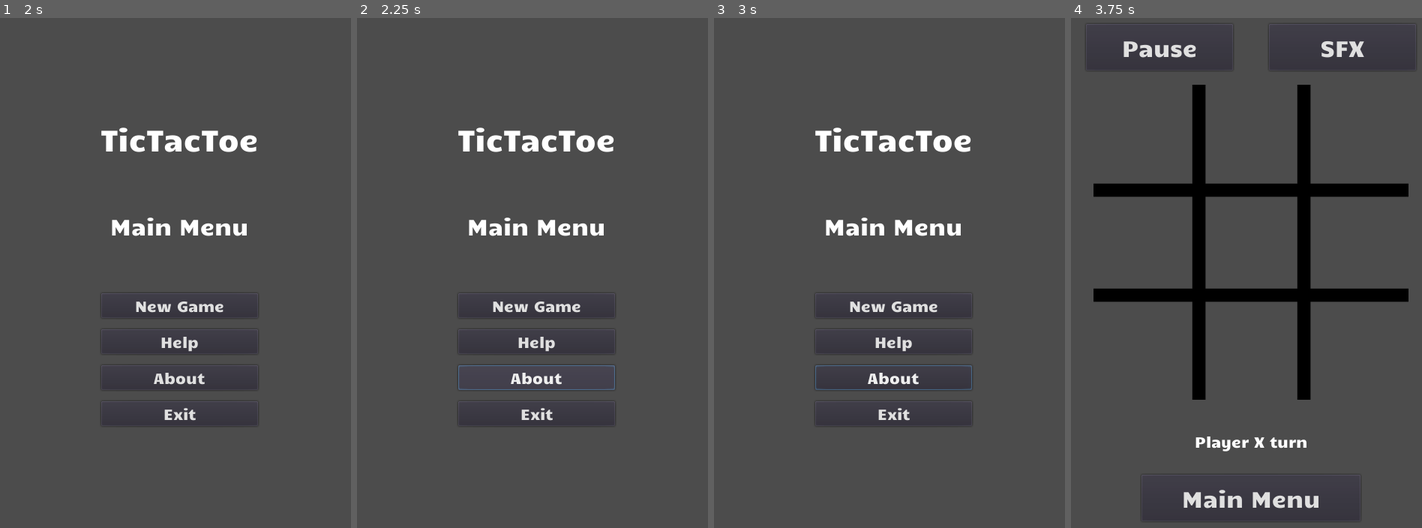
Above: before the commit, frames 1-4 (left to right).
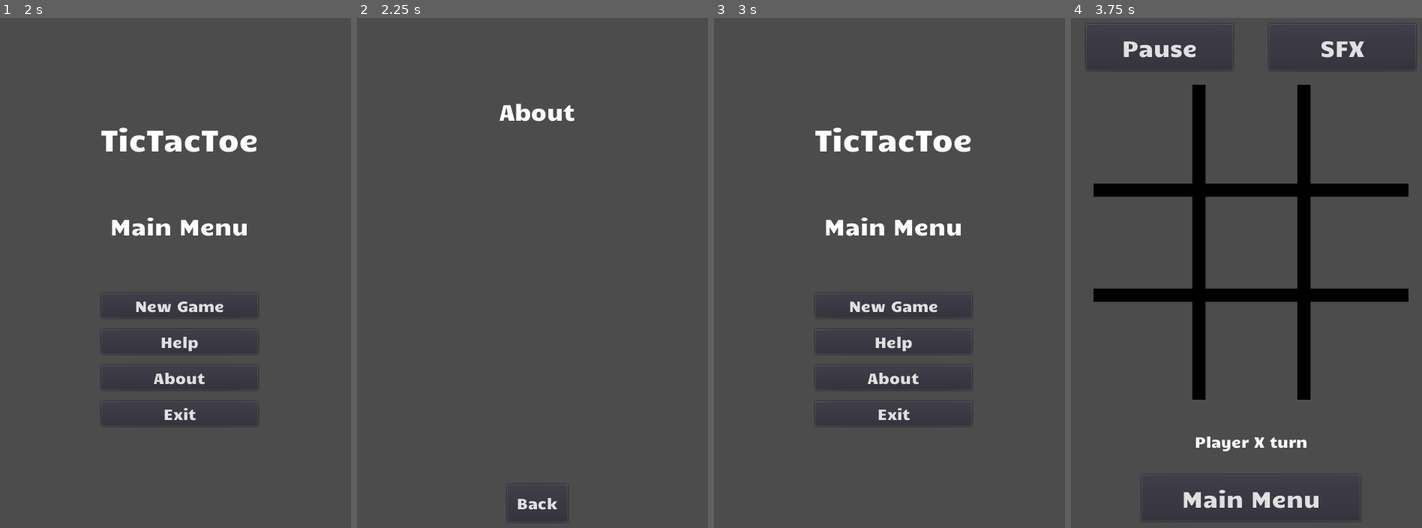
Above: after the commit, the same moments.

Repository: edd34/TicTacToe_Godot
Game: Godot game, scene res://Scenes/MainMenu.tscn
Two runs of this game, one before a commit and one after it. Both use one fixed random seed, a clock stepped at 60 frames per second and the inputs below.
Inputs (mouse positions are in pixels of both pictures, inside the frame that each line leads up to):
- Up to frame 1 (2 s): click "Help" at 0.5 s; click "Back" at 1.25 s
- Up to frame 2 (2.25 s): click "About" at 2 s
- Up to frame 3 (3 s): click (893, 502) at 2.75 s, where only the run after the commit has a clickable "Back"
- Up to frame 4 (3.75 s): click "New Game" at 3.5 s

Frame 1 is identical in both runs. In frame 2, 3.3% of the frame differs, in the area x 28-74%, y 16-99%; in frame 3, 0.2%; in frame 4, nothing differs.

Commit message:
add scroll container and richtextlabel

Diff:
--- a/Scenes/About.tscn
+++ b/Scenes/About.tscn
@@ -21,48 +21,7 @@
 
 [node name="Node" type="Node" index="0"]
 
-[node name="CenterContainer" type="CenterContainer" parent="." index="0"]
-
-anchor_left = 0.0
-anchor_top = 0.0
-anchor_right = 1.0
-anchor_bottom = 1.0
-margin_top = 125.0
-margin_bottom = -479.0
-rect_pivot_offset = Vector2( 0, 0 )
-rect_clip_content = false
-mouse_filter = 0
-mouse_default_cursor_shape = 0
-size_flags_horizontal = 1
-size_flags_vertical = 1
-use_top_left = false
-_sections_unfolded = [ "Margin", "Rect" ]
-
-[node name="Label" type="Label" parent="CenterContainer" index="0"]
-
-anchor_left = 0.0
-anchor_top = 0.0
-anchor_right = 0.0
-anchor_bottom = 0.0
-margin_left = 190.0
-margin_top = 38.0
-margin_right = 290.0
-margin_bottom = 78.0
-rect_pivot_offset = Vector2( 0, 0 )
-rect_clip_content = false
-mouse_filter = 2
-mouse_default_cursor_shape = 0
-size_flags_horizontal = 1
-size_flags_vertical = 4
-custom_fonts/font = SubResource( 1 )
-text = "About"
-align = 1
-percent_visible = 1.0
-lines_skipped = 0
-max_lines_visible = -1
-_sections_unfolded = [ "Margin", "Material", "Size Flags", "Visibility", "custom_constants", "custom_fonts" ]
-
-[node name="Header" type="Container" parent="." index="1"]
+[node name="Header" type="Container" parent="." index="0"]
 
 anchor_left = 0.0
 anchor_top = 0.0
@@ -79,16 +38,131 @@
 "_edit_group_": true
 }
 
-[node name="MainMenu" type="Button" parent="Header" index="0"]
+[node name="CenterContainer" type="CenterContainer" parent="Header" index="0"]
 
 anchor_left = 0.0
+anchor_top = 0.0
+anchor_right = 1.0
+anchor_bottom = 1.0
+margin_top = 125.0
+margin_bottom = 61.0
+rect_pivot_offset = Vector2( 0, 0 )
+rect_clip_content = false
+mouse_filter = 0
+mouse_default_cursor_shape = 0
+size_flags_horizontal = 1
+size_flags_vertical = 1
+use_top_left = false
+_sections_unfolded = [ "Margin", "Rect" ]
+
+[node name="Label" type="Label" parent="Header/CenterContainer" index="0"]
+
+anchor_left = 0.0
+anchor_top = 0.0
+anchor_right = 0.0
+anchor_bottom = 0.0
+margin_left = 190.0
+margin_right = 290.0
+margin_bottom = 40.0
+rect_pivot_offset = Vector2( 0, 0 )
+rect_clip_content = false
+mouse_filter = 2
+mouse_default_cursor_shape = 0
+size_flags_horizontal = 1
+size_flags_vertical = 4
+custom_fonts/font = SubResource( 1 )
+text = "About"
+align = 1
+percent_visible = 1.0
+lines_skipped = 0
+max_lines_visible = -1
+_sections_unfolded = [ "Margin", "Material", "Size Flags", "Visibility", "custom_constants", "custom_fonts" ]
+
+[node name="Body" type="Container" parent="." index="1"]
+
+anchor_left = 0.0
+anchor_top = 0.0
+anchor_right = 1.0
+anchor_bottom = 1.0
+margin_top = 234.0
+margin_bottom = -187.0
+rect_pivot_offset = Vector2( 0, 0 )
+rect_clip_content = false
+mouse_filter = 0
+mouse_default_cursor_shape = 0
+size_flags_horizontal = 1
+size_flags_vertical = 1
+
+[node name="ScrollContainer" type="ScrollContainer" parent="Body" index="0"]
+
+anchor_left = 0.5
 anchor_top = 0.5
+anchor_right = 0.5
+anchor_bottom = 0.5
+margin_left = -240.0
+margin_top = -149.5
+margin_right = 240.0
+margin_bottom = 149.5
+rect_pivot_offset = Vector2( 0, 0 )
+rect_clip_content = true
+mouse_filter = 0
+mouse_default_cursor_shape = 0
+size_flags_horizontal = 1
+size_flags_vertical = 1
+scroll_horizontal_enabled = false
+scroll_horizontal = 0
+scroll_vertical_enabled = true
+scroll_vertical = 0
+_sections_unfolded = [ "Scroll", "Size Flags" ]
+
+[node name="RichTextLabel" type="RichTextLabel" parent="Body/ScrollContainer" index="2"]
+
+anchor_left = 0.0
+anchor_top = 0.0
 anchor_right = 0.0
+anchor_bottom = 0.0
+rect_pivot_offset = Vector2( 0, 0 )
+rect_clip_content = true
+mouse_filter = 0
+mouse_default_cursor_shape = 0
+size_flags_horizontal = 1
+size_flags_vertical = 1
+bbcode_enabled = false
+bbcode_text = ""
+visible_characters = -1
+percent_visible = 1.0
+meta_underlined = true
+tab_size = 4
+text = ""
+scroll_active = true
+scroll_following = false
+selection_enabled = false
+override_selected_font_color = false
+
+[node name="Footer" type="Container" parent="." index="2"]
+
+anchor_left = 0.0
+anchor_top = 0.0
+anchor_right = 1.0
+anchor_bottom = 1.0
+margin_top = 616.0
+rect_pivot_offset = Vector2( 0, 0 )
+rect_clip_content = false
+mouse_filter = 0
+mouse_default_cursor_shape = 0
+size_flags_horizontal = 1
+size_flags_vertical = 1
+
+[node name="MainMenu" type="Button" parent="Footer" index="0"]
+
+anchor_left = 0.5
+anchor_top = 0.5
+anchor_right = 0.5
 anchor_bottom = 0.5
-margin_left = 20.0
-margin_top = -20.0
-margin_right = 101.0
-margin_bottom = 30.0
+margin_left = -40.5
+margin_top = -25.0
+margin_right = 40.5
+margin_bottom = 25.0
 rect_pivot_offset = Vector2( 0, 0 )
 rect_clip_content = false
 focus_mode = 2
@@ -108,94 +182,4 @@
 script = ExtResource( 2 )
 _sections_unfolded = [ "Anchor", "Grow Direction", "Margin", "Rect" ]
 
-[node name="Body" type="Container" parent="." index="2"]
-
-anchor_left = 0.0
-anchor_top = 0.0
-anchor_right = 1.0
-anchor_bottom = 1.0
-margin_left = 3.0
-margin_top = 232.0
-margin_right = 3.0
-margin_bottom = -142.0
-rect_pivot_offset = Vector2( 0, 0 )
-rect_clip_content = false
-mouse_filter = 0
-mouse_default_cursor_shape = 0
-size_flags_horizontal = 1
-size_flags_vertical = 1
-__meta__ = {
-"_edit_group_": true
-}
-
-[node name="Footer" type="Container" parent="." index="3"]
-
-anchor_left = 0.0
-anchor_top = 0.0
-anchor_right = 1.0
-anchor_bottom = 1.0
-margin_top = 616.0
-rect_pivot_offset = Vector2( 0, 0 )
-rect_clip_content = false
-mouse_filter = 0
-mouse_default_cursor_shape = 0
-size_flags_horizontal = 1
-size_flags_vertical = 1
-
-[node name="Next" type="Button" parent="Footer" index="0"]
-
-anchor_left = 1.0
-anchor_top = 0.5
-anchor_right = 1.0
-anchor_bottom = 0.5
-margin_left = -94.0
-margin_top = -52.0
-margin_right = -20.0
-margin_bottom = 20.0
-rect_pivot_offset = Vector2( 0, 0 )
-rect_clip_content = false
-focus_mode = 2
-mouse_filter = 0
-mouse_default_cursor_shape = 0
-size_flags_horizontal = 1
-size_flags_vertical = 1
-custom_fonts/font = SubResource( 2 )
-toggle_mode = false
-enabled_focus_mode = 2
-shortcut = null
-group = null
-text = "Next"
-flat = false
-clip_text = true
-align = 1
-_sections_unfolded = [ "Anchor", "Grow Direction", "Margin", "Rect" ]
-
-[node name="Previous" type="Button" parent="Footer" index="1"]
-
-anchor_left = 0.0
-anchor_top = 0.5
-anchor_right = 0.0
-anchor_bottom = 0.5
-margin_left = 20.0
-margin_top = -52.0
-margin_right = 97.0
-margin_bottom = 20.0
-rect_pivot_offset = Vector2( 0, 0 )
-rect_clip_content = false
-focus_mode = 2
-mouse_filter = 0
-mouse_default_cursor_shape = 0
-size_flags_horizontal = 1
-size_flags_vertical = 1
-custom_fonts/font = SubResource( 2 )
-toggle_mode = false
-enabled_focus_mode = 2
-shortcut = null
-group = null
-text = "Prev"
-flat = false
-clip_text = true
-align = 1
-_sections_unfolded = [ "Anchor", "Grow Direction", "Margin", "Rect" ]
-
-[connection signal="pressed" from="Header/MainMenu" to="Header/MainMenu" method="_on_MainMenu_pressed"]
+[connection signal="pressed" from="Footer/MainMenu" to="Footer/MainMenu" method="_on_MainMenu_pressed"]
--- a/Scenes/Help.tscn
+++ b/Scenes/Help.tscn
@@ -20,7 +20,7 @@
 font_data = ExtResource( 1 )
 _sections_unfolded = [ "Font", "Settings" ]
 
-[node name="Node" type="Node" index="0"]
+[node name="Node" type="Node"]
 
 [node name="CenterContainer" type="CenterContainer" parent="." index="0"]
 
--- a/Scenes/MainMenu.tscn
+++ b/Scenes/MainMenu.tscn
@@ -1,9 +1,10 @@
-[gd_scene load_steps=10 format=2]
+[gd_scene load_steps=11 format=2]
 
 [ext_resource path="res://Font/Candal.ttf" type="DynamicFontData" id=1]
 [ext_resource path="res://Scripts/Menu/NewGameButton.gd" type="Script" id=2]
 [ext_resource path="res://Scripts/Menu/HelpMenuButton.gd" type="Script" id=3]
-[ext_resource path="res://Scripts/Menu/ExitButton.gd" type="Script" id=4]
+[ext_resource path="res://Scripts/Menu/AboutButton.gd" type="Script" id=4]
+[ext_resource path="res://Scripts/Menu/ExitButton.gd" type="Script" id=5]
 
 [sub_resource type="DynamicFont" id=1]
 
@@ -45,7 +46,7 @@
 font_data = ExtResource( 1 )
 _sections_unfolded = [ "Font", "Resource", "Settings" ]
 
-[node name="Node" type="Node" index="0"]
+[node name="Node" type="Node"]
 
 [node name="MarginContainer" type="MarginContainer" parent="." index="0"]
 
@@ -248,37 +249,40 @@
 text = "About"
 flat = false
 align = 1
-_sections_unfolded = [ "Focus", "custom_fonts" ]
-
-[node name="ExitButton" type="Button" parent="MarginContainer/CenterContainer/MainScreen/MainMenu" index="3"]
-
-anchor_left = 0.0
-anchor_top = 0.0
-anchor_right = 0.0
-anchor_bottom = 0.0
-margin_top = 144.0
-margin_right = 209.0
-margin_bottom = 177.0
-rect_pivot_offset = Vector2( 0, 0 )
-rect_clip_content = false
-focus_mode = 2
-mouse_filter = 0
-mouse_default_cursor_shape = 0
-size_flags_horizontal = 1
-size_flags_vertical = 1
-custom_fonts/font = SubResource( 5 )
-toggle_mode = false
-enabled_focus_mode = 2
-shortcut = null
-group = null
-text = "Exit"
-flat = false
-align = 1
 script = ExtResource( 4 )
 _sections_unfolded = [ "Focus", "custom_fonts" ]
 
+[node name="ExitButton" type="Button" parent="MarginContainer/CenterContainer/MainScreen/MainMenu" index="3"]
+
+anchor_left = 0.0
+anchor_top = 0.0
+anchor_right = 0.0
+anchor_bottom = 0.0
+margin_top = 144.0
+margin_right = 209.0
+margin_bottom = 177.0
+rect_pivot_offset = Vector2( 0, 0 )
+rect_clip_content = false
+focus_mode = 2
+mouse_filter = 0
+mouse_default_cursor_shape = 0
+size_flags_horizontal = 1
+size_flags_vertical = 1
+custom_fonts/font = SubResource( 5 )
+toggle_mode = false
+enabled_focus_mode = 2
+shortcut = null
+group = null
+text = "Exit"
+flat = false
+align = 1
+script = ExtResource( 5 )
+_sections_unfolded = [ "Focus", "custom_fonts" ]
+
 [connection signal="pressed" from="MarginContainer/CenterContainer/MainScreen/MainMenu/NewGameButton" to="MarginContainer/CenterContainer/MainScreen/MainMenu/NewGameButton" method="_on_NewGameButton_pressed"]
 
 [connection signal="pressed" from="MarginContainer/CenterContainer/MainScreen/MainMenu/Help" to="MarginContainer/CenterContainer/MainScreen/MainMenu/Help" method="_on_Help_pressed"]
 
+[connection signal="pressed" from="MarginContainer/CenterContainer/MainScreen/MainMenu/AboutButton" to="MarginContainer/CenterContainer/MainScreen/MainMenu/AboutButton" method="_on_AboutButton_pressed"]
+
 [connection signal="pressed" from="MarginContainer/CenterContainer/MainScreen/MainMenu/ExitButton" to="MarginContainer/CenterContainer/MainScreen/MainMenu/ExitButton" method="_on_ExitButton_pressed"]
--- /dev/null
+++ b/Scripts/Menu/AboutButton.gd
@@ -0,0 +1,9 @@
+extends Button
+
+func _ready():
+	pass
+
+
+func _on_AboutButton_pressed():
+	get_node("/root/global").goto_scene("res://Scenes/About.tscn")
+	pass # replace with function body
